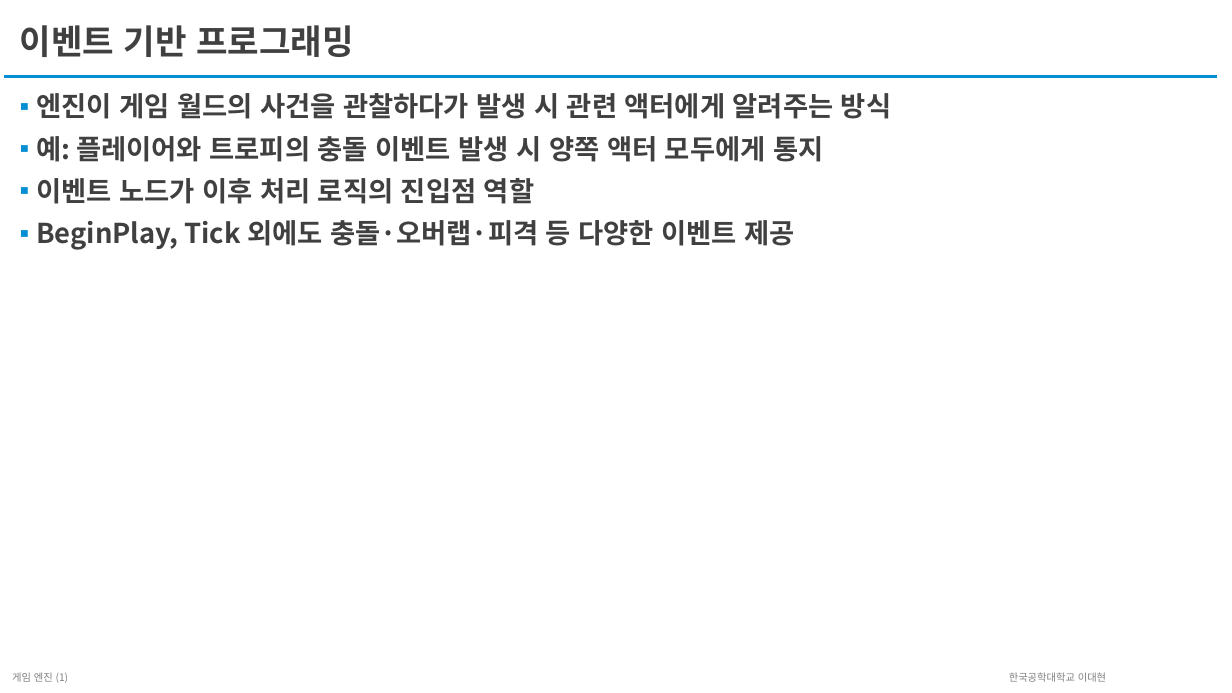
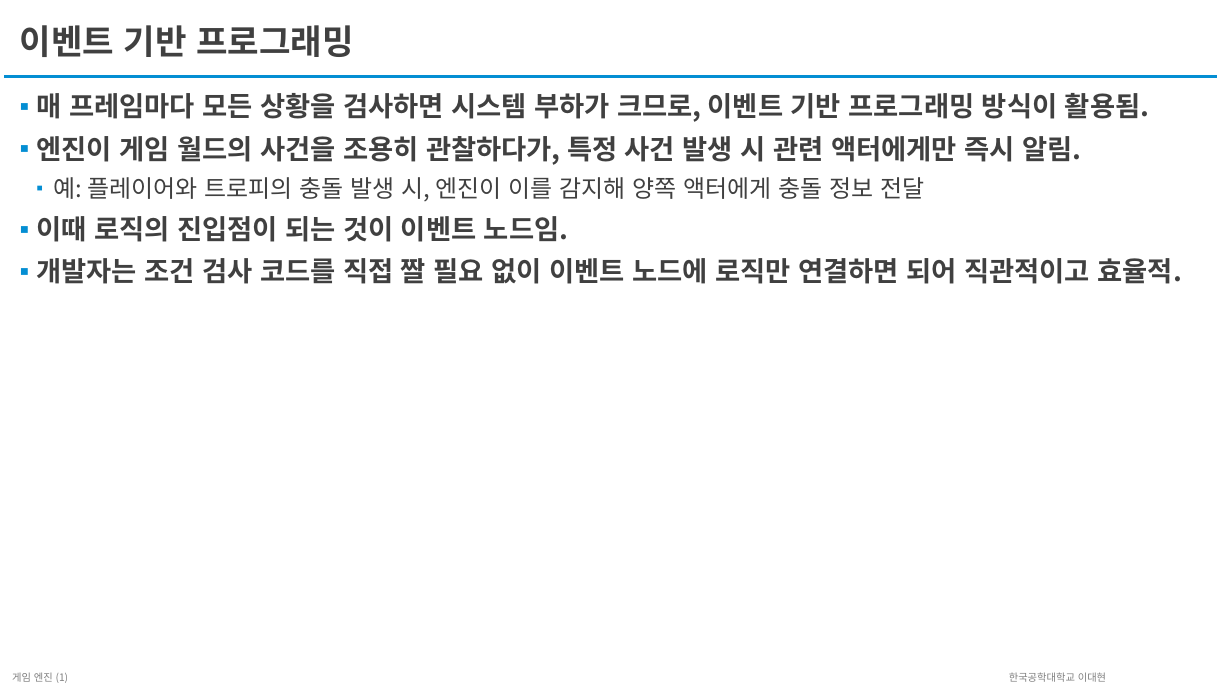
Before and after one commit to unreal-class/kmooc, a slide deck: slide 27 of LectureScript/2주차/2주차-교안-블루프린트 v2.pptx (slide 21 before the commit). Drawn at 1232x693 pixels with LibreOffice and Linux fonts; fonts in the diff are those of the drawing. Boxes give left, top, right and bottom in pixels: in the first picture for what was removed or moved away, otherwise in the second. Text is boxed around its words. In the diff, an @@ line names an element or a change of style, - is before the commit and + after.

```diff
--- a/LectureScript/2주차/2주차-교안-블루프린트 v2.pptx
+++ b/LectureScript/2주차/2주차-교안-블루프린트 v2.pptx
@@ text at [36,93,1183,284]: text changed @@
-▪ 엔진이 게임 월드의 사건을 관찰하다가 발생 시 관련 액터에게 알려주는 방식
-▪ 예: 플레이어와 트로피의 충돌 이벤트 발생 시 양쪽 액터 모두에게 통지
-▪ 이벤트 노드가 이후 처리 로직의 진입점 역할
-▪ BeginPlay, Tick 외에도 충돌·오버랩·피격 등 다양한 이벤트 제공
+▪ 매 프레임마다 모든 상황을 검사하면 시스템 부하가 크므로, 이벤트 기반 프로그래밍 방식이 활용됨.
+▪ 엔진이 게임 월드의 사건을 조용히 관찰하다가, 특정 사건 발생 시 관련 액터에게만 즉시 알림.
+  ▪ 예: 플레이어와 트로피의 충돌 발생 시, 엔진이 이를 감지해 양쪽 액터에게 충돌 정보 전달
+▪ 이때 로직의 진입점이 되는 것이 이벤트 노드임.
+▪ 개발자는 조건 검사 코드를 직접 짤 필요 없이 이벤트 노드에 로직만 연결하면 되어 직관적이고 효율적.
```
Also in this commit, not shown: 10 other slides changed, 10 slides added, 4 slides removed, 1 other file.
